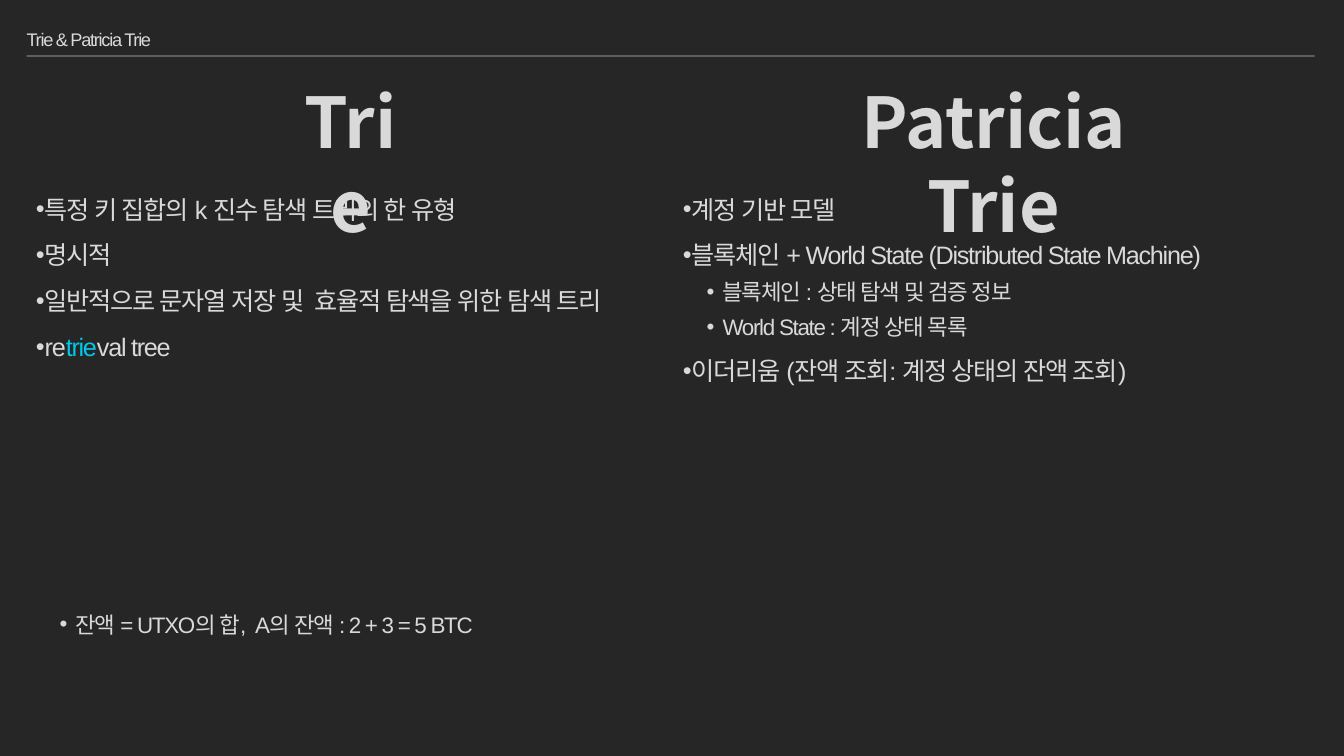
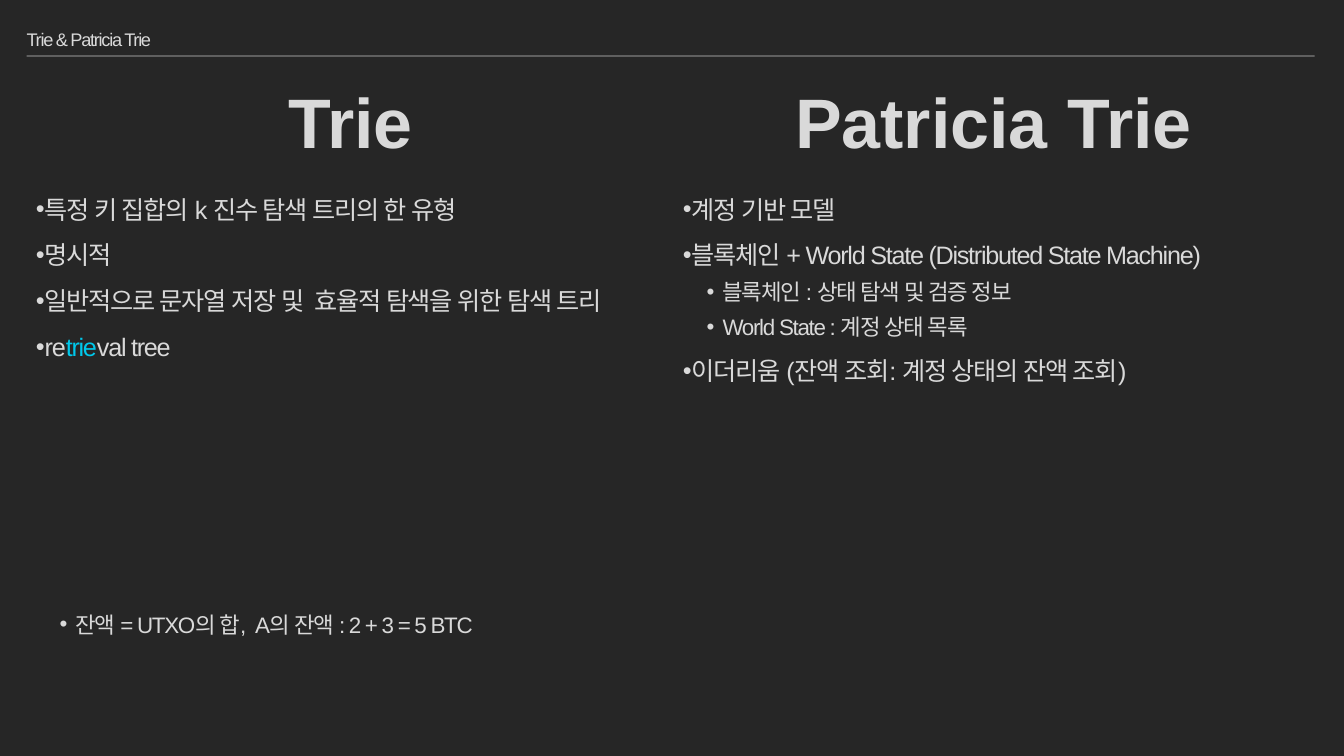
Before and after one commit to moss0801/blockchain-doc, a slide deck: slide 78 of General/Blockchain Part2.pptx (slide 80 before the commit). Drawn at 1344x756 pixels with LibreOffice and Linux fonts; fonts in the diff are those of the drawing. Boxes give left, top, right and bottom in pixels: in the first picture for what was removed or moved away, otherwise in the second. Text is boxed around its words. In the diff, an @@ line names an element or a change of style, - is before the commit and + after.

Commit message:
blockchain part2 add merkle patricia tree

```diff
--- a/General/Blockchain Part2.pptx
+++ b/General/Blockchain Part2.pptx
@@ text "Trie" at [288, 97, 412, 149]: font Noto Sans CJK KR to Arial @@
@@ text "Patricia Trie" at [795, 97, 1191, 149]: font Noto Sans CJK KR to Arial @@
```
Also in this commit, not shown: 5 other slides changed, 8 slides added, 7 slides removed, 1 other file.
